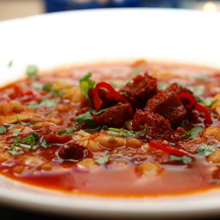
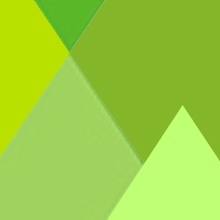
The second w=220, h=220 image is a revision of the first. Changes to its layers:
added layer "Layer 6" above "Layer 5" over [107, 105, 220, 220]
added layer "Layer 5" above "Layer 8" over [0, 0, 220, 220]
added layer "Layer 4" above "Layer 3" over [0, 0, 220, 220]
